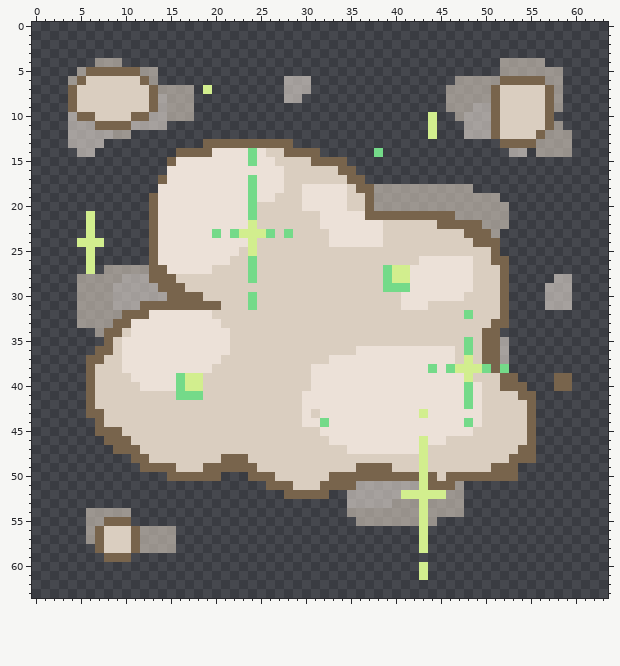
One commit to this pixel-art sprite: RootsGame/Assets/2d y tal/brilli brilli.png. Above, as it was before the edit.
The file is 64x64 pixels.
And afterwards:
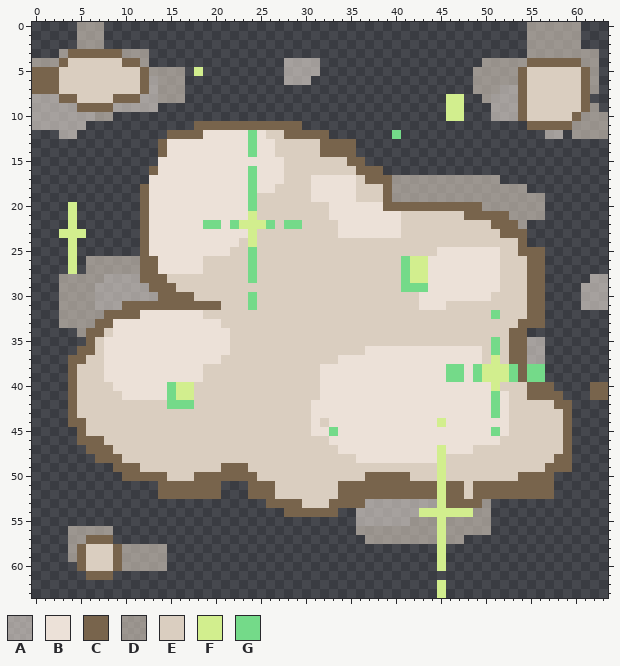
Palette (. is transparent): A #ece1d894  B #ece1d8  C #78644c  D #dacec094  E #dacec0  F #d2ee8e  G #74da89
Edits made:
Changed rows in their new state; - is an unchanged pixel.
first column x 0:
 0 -----DDD-----------------------------------------------DDDDDD---
 1 -----DDD-----------------------------------------------DDDDDD---
 2 -----DDD-----------------------------------------------DDDDDD---
 3 ---DCCCCCCDDD------------------------------------------DDDDDDDD-
 4 DDDCEEEEEECCD---------------AAAA------------------DD---CCCCCCDD-
 5 CCCEEEEEEEEEC-DDD-F---------AAAA-----------------DDD--CEEEEEECD-
 6 CCCEEE-------ADDD------------------------------..---DD-EEEEEECD-
 7 CCCEE-------CA---.-.--------...---------------...--DAAC--EEEECD-
 8 AAAC-----CCCAAD--.----------..----------------FF..-AAAC--EEEEC--
 9 AAAAACCCCAAAAA....----------------------------FF...AAAC--EEEECD-
10 AAAA-AADD.........--------------------------.-FF...AAAC--EEECDDD
11 AAAA--.........---CCCCCCCCCCCC--------------.---.......CC-CCDDDD
12 ---A-......----CCCCBBBBBGBEECCCCC-------G---.---.........AA.DDDD
13 ----....------CBBBBBBBBBGBBEEEEECCCC----------------........----
14 -----..-------CBBBBB------B-EEEECCCC--.--------------..-....----
15 --------------BB--------B--B---EEEECC---------------------------
16 -------------CB---------G---------EECCC-------------------------
17 -------------BB----------------BBBBBECCCDDDDDDDDDDDD------------
18 ------------CB-------------E--E----BEEEC---------DDDDDD---------
19 ------------CB-----------EE---E----B-EEC------------DDDDD-------
20 ----F-------CB----------------EEE--BBBBCCCCCCCCCCC---DDDD-------
21 ----F-.-----CB----------F-------E----BBBBEEEEEEECCCCCDDDD-------
22 ----F-.-----CB-----GG-GF-FG-GG--EE-----BB----EEEEEECCCD---------
23 ---FFF.-----CB------B-BB-EE-E----E-----BB-------EEEECCC---------
24 ----F...----CB---------E---------EEEEEE----------EEEEEC---------
25 ----F-.-----CB--------E-G--------------------BBBBBBBEECCC-------
26 ----F-DDDDDDC------EEE-------------------GFF-----BBBEEECC-------
27 ----F-DD----C-B----E-------------------EEGFF-----BBBEEECC-------
28 ---DD---AA--C--E-----------------------EEGFF-----BBBEEECC-..--AA
29 ---DD--AA----C--E----------------------EE-GG-----BBBEEECC...-AAA
30 ---DD--AA-----C---E----------------------EE-----BBB-EEECC...-AAA
31 ---DD--AA-CC-----------------------------EE-BB------EEECC...-AAA
32 ---DD---CC--B------E----------------------------E--GEEECC-------
33 ---DD--CCBB----------------------------------------EEECCC-------
34 -----DCCEBB---------------------------------------EEECC---------
35 ------CEBB--------------------------------------E-EGECCAA-------
36 -----CCEBB--------------------------E----------BBBEGECCAA-------
37 ----CCEEBB-----------------------E-------------BBBEFECCAA-------
38 ----CEE-BB---------E-----------E------------B--GBGFFFGCGG-------
39 ----CEE-BBB-----BBB------------E--------------GGBGFFFGCGG-..----
40 ----CEE--BBB---GF-E------------E----------------B-BFEEECCC..--CC
41 ----CEE---BBBBBGFFE-----------EE----------------B-BGB-E-CCC---CC
42 ----CEE--------GGG------------E-----------------B-BGB--EEECC----
43 ----CEEE----------------------EB-----------B------BGB--EEEEC----
44 ----CCEE----------------------E-E------------F--B-BBB--EEEEC----
45 -----CEEEE---------------------B-G---------------BBGB--EEEEC----
46 -----CCCEEE--------------------------------B--BBBBBB---EEEEC----
47 ------CCCEEE----------------------B--------BBFBBB-----EEEEEC----
48 -------CCCEEE--------EEE------------BBBBBBBBBF-------EEEEECC----
49 ---------CCCEEEE---EE---E-----------EEEE---E-F-----EEEEEECCC----
50 ----------CCCCCEEE---CCC-EE------EEEE-----EEEFEEEEEEEECCCC------
51 --------------CCCCCCC---CC-EE---EE--CCCCCCCC-F-CECCCCCCCCC------
52 --------------CCCCCCC---CCCEEEEEEECCCCCCCCCCC-CCECCCCCCCCC------
53 --------------------------CCCCEEECCCC---AAAAAFCCCCD-------------
54 ------.....-----------------CCCCCC-.AAAAAAA-FFFFFDD-------------
55 ------.....-------------------------AAAAAA-D-FDDDDD-------------
56 ----DD-DD.......--------------------DDDDDDDDDFDDDDD-------------
57 ----DDC-C.......---------------------DDDDDDDDFDD----------------
58 ----DCEE-CDD---.---------------------------.-F------------------
59 ----DCEEE-DDDDD------------------------------F------------------
60 -----CEEECDDDDD----------------------------.-F------------------
61 ------CCC----------------------------------.--------------------
62 ---------------------------------------------F------------------
63 ---------------------------------------------F------------------
Where, in picture pixels (left, top, right, bottom), the same in both pictures:
changed: (32, 22, 608, 598)
